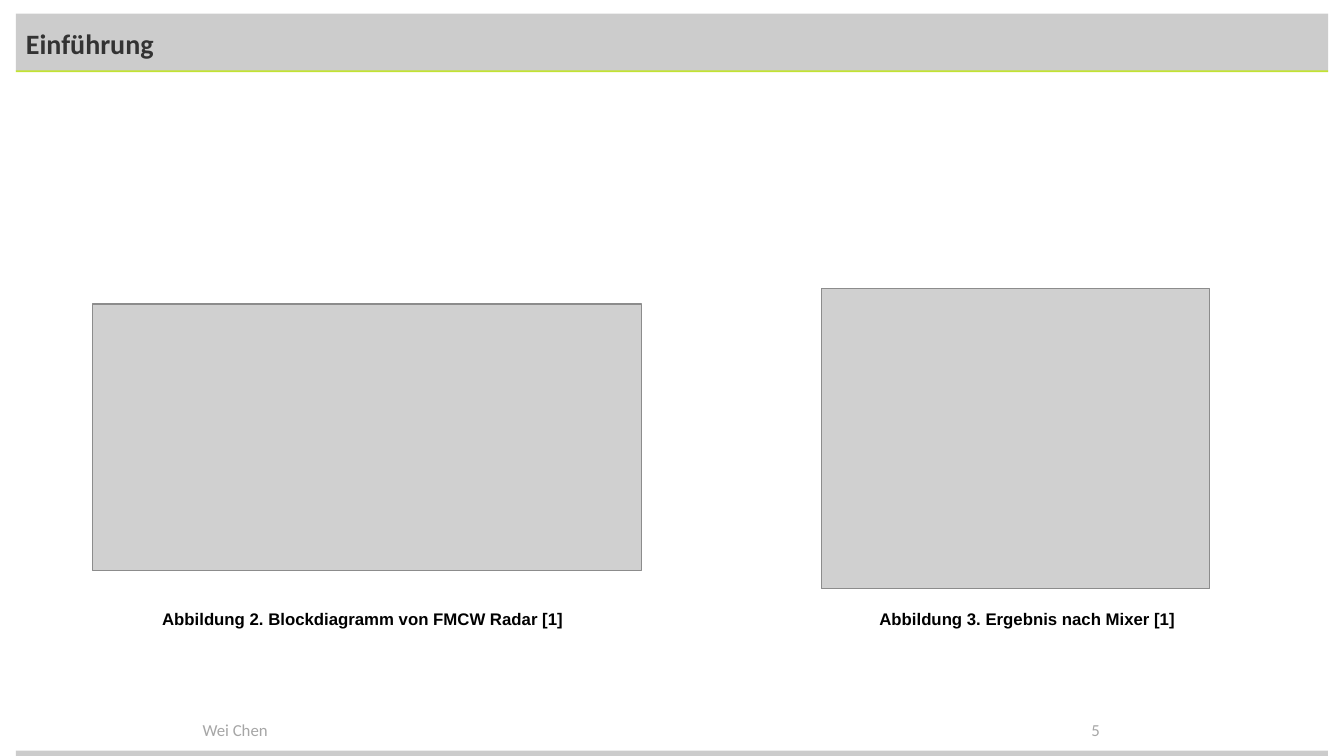
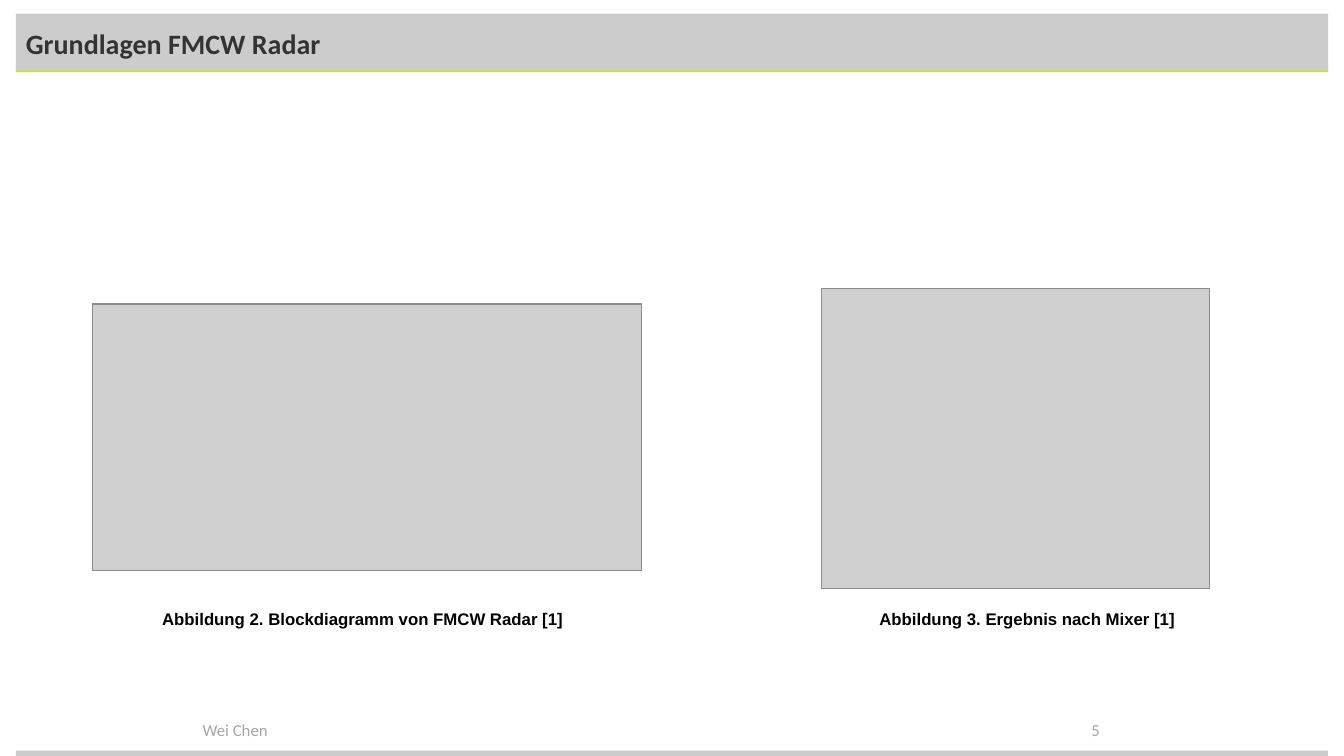
Before and after one commit to Evildes000/Range-and-Velocity-Estimation-using-FMCW-radar, a slide deck: slide 5 of Vortrag.pptx. Drawn at 1344x756 pixels with LibreOffice and Linux fonts; fonts in the diff are those of the drawing; grey boxes stand for pictures; background and template pictures are left out. Boxes give left, top, right and bottom in pixels: in the first picture for what was removed or moved away, otherwise in the second. Text is boxed around its words. In the diff, an @@ line names an element or a change of style, - is before the commit and + after.

```diff
--- a/Vortrag.pptx
+++ b/Vortrag.pptx
@@ title at (26,34,320,59): text changed @@
-Einführung
+Grundlagen FMCW Radar
```
Also in this commit, not shown: 7 other slides changed, 1 other file.
